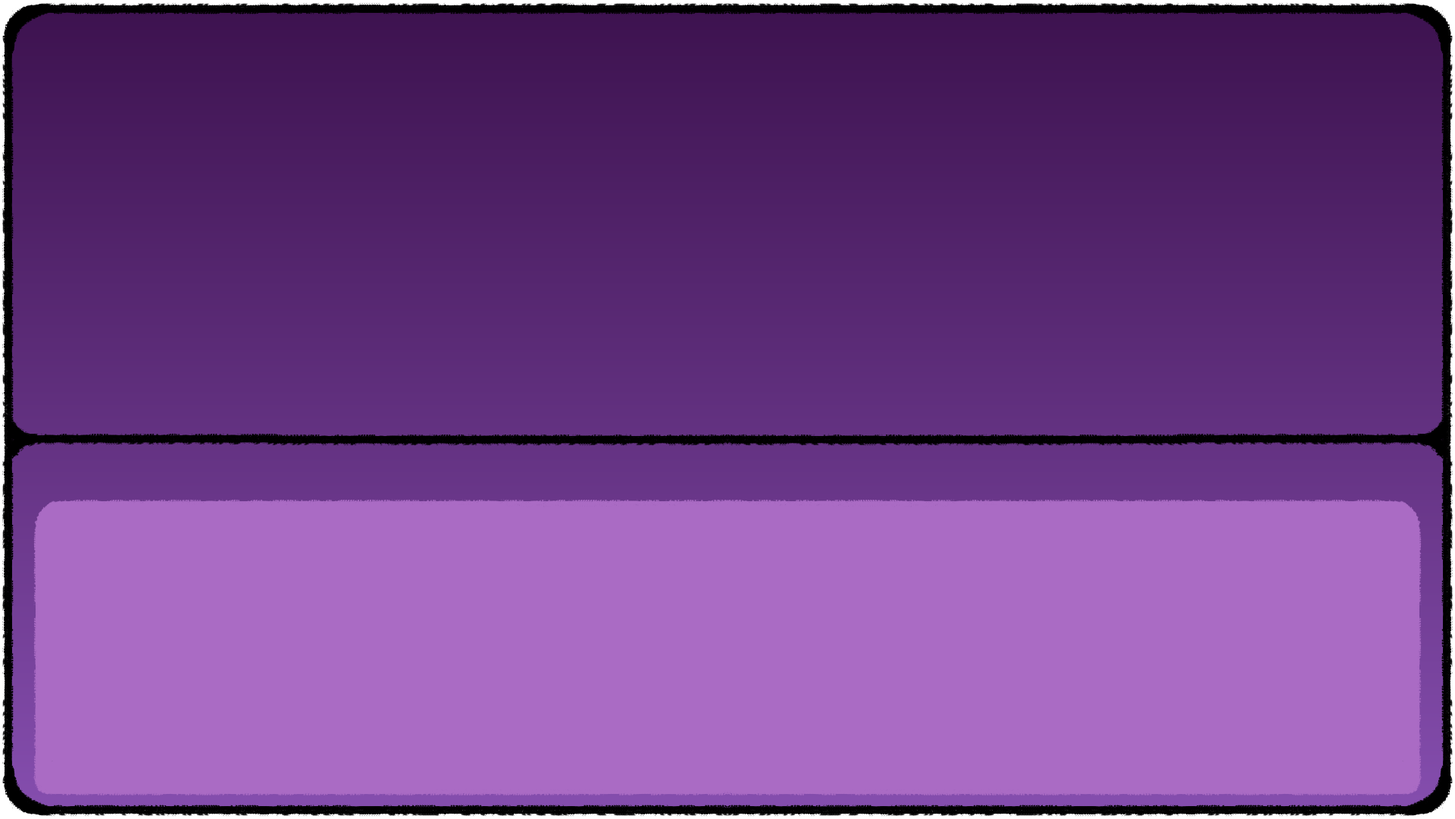
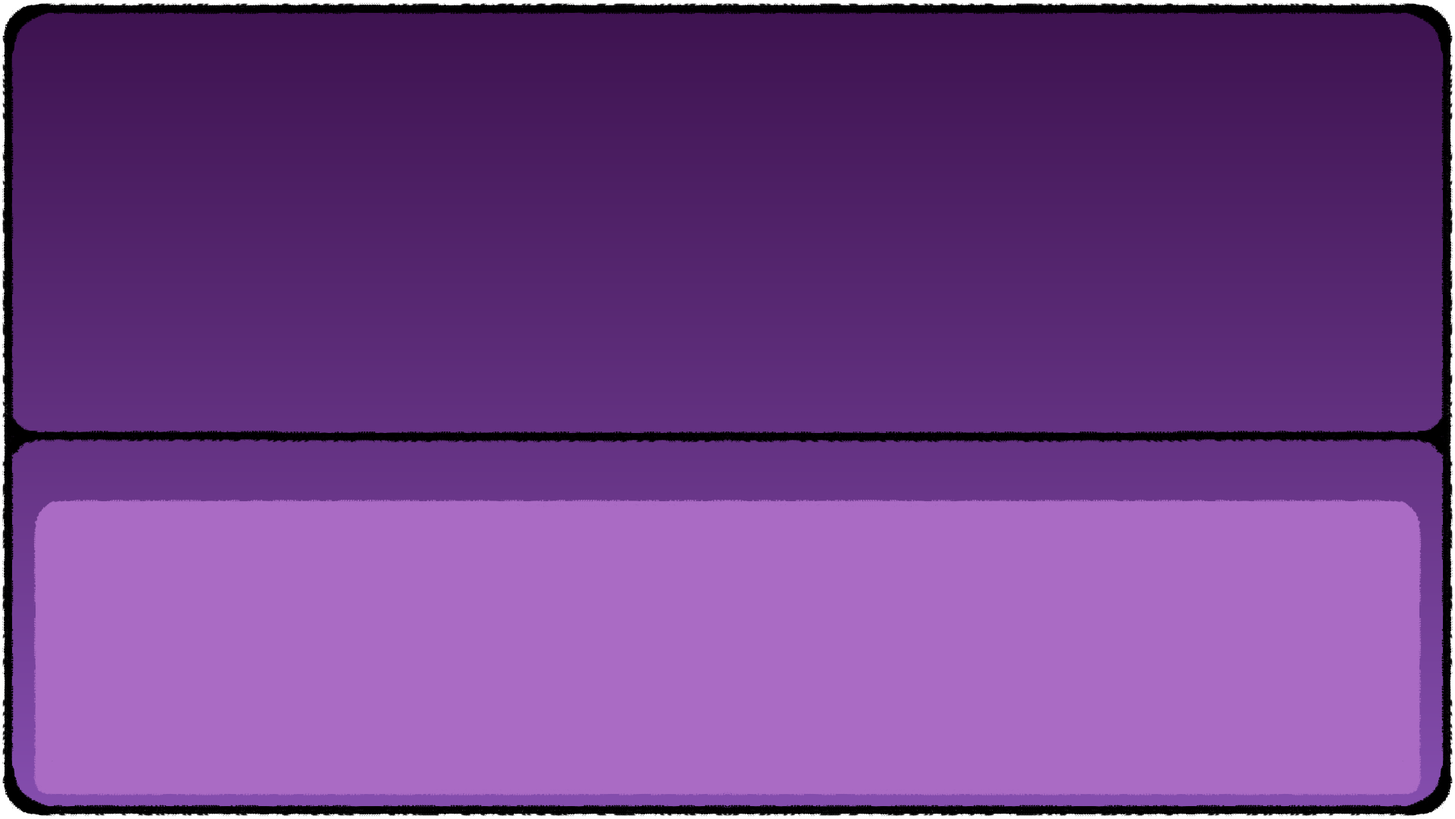
Layer changes from the first 1455x819 image to the second:
painted on "Pintar camada 3" over 6, 414, 1450, 459
